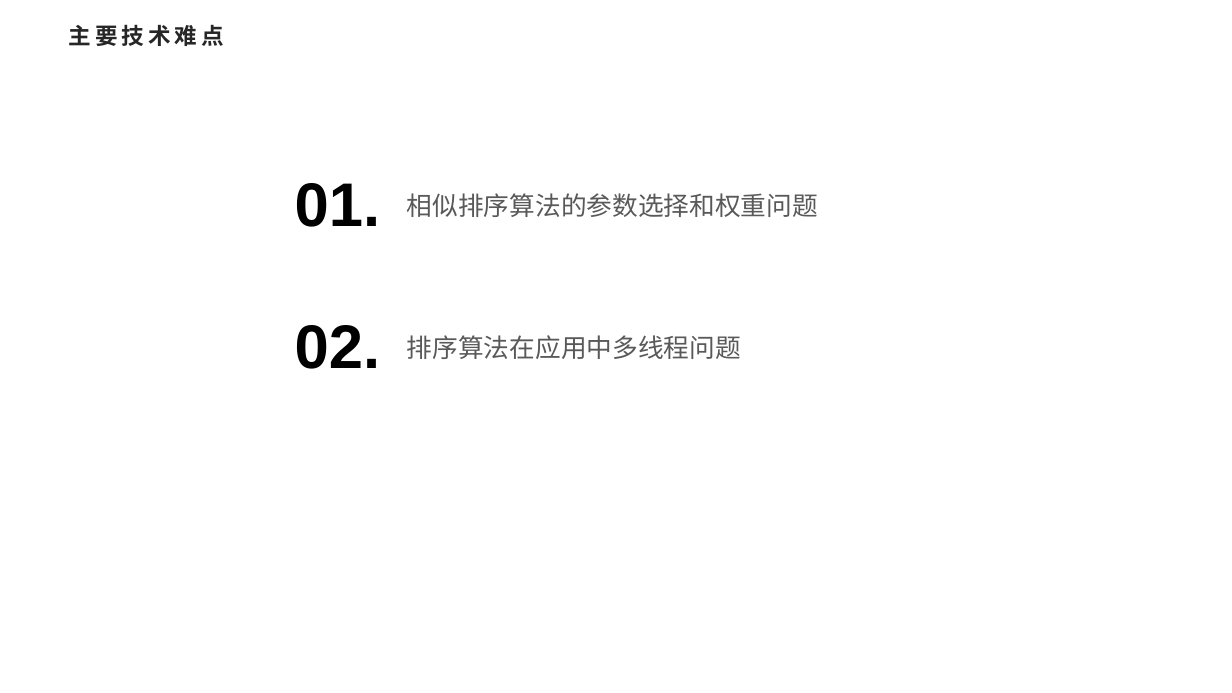
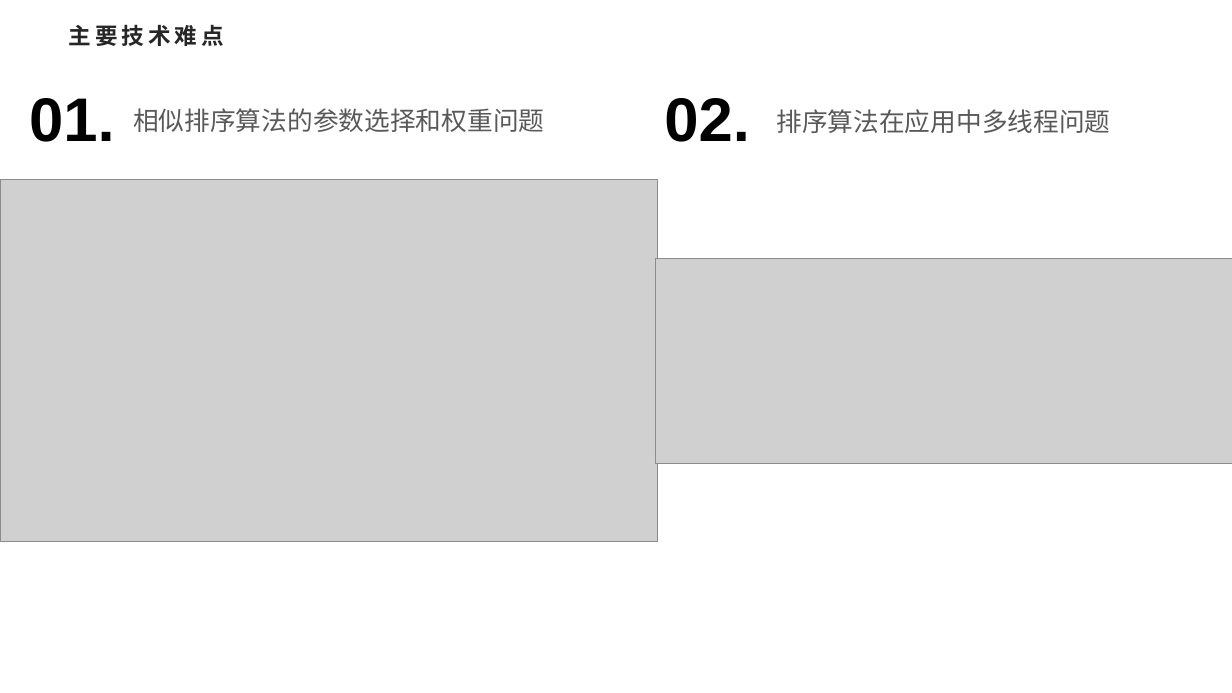
Before and after one commit to ShinomiyaNoa/Y4S12_Software_MusicPlayer, a slide deck: slide 7 of Document/开题/开题PPT.pptx (slide 5 before the commit). Drawn at 1232x693 pixels with LibreOffice and Linux fonts; fonts in the diff are those of the drawing; grey boxes stand for pictures. Boxes give left, top, right and bottom in pixels: in the first picture for what was removed or moved away, otherwise in the second. Text is boxed around its words. In the diff, an @@ line names an element or a change of style, - is before the commit and + after.

```diff
--- a/Document/开题/开题PPT.pptx
+++ b/Document/开题/开题PPT.pptx
@@ text "01.": place and size @@
-text "01." at [295,183,381,227]
+text "01." at [29,98,115,142]
@@ text "相似排序算法的参数选择和权重问题": place and size @@
-text "相似排序算法的参数选择和权重问题" at [407,193,818,217]
+text "相似排序算法的参数选择和权重问题" at [133,108,544,132]
@@ text "02.": place and size @@
-text "02." at [295,325,381,369]
+text "02." at [664,98,750,142]
@@ text "排序算法在应用中多线程问题": place and size @@
-text "排序算法在应用中多线程问题" at [407,335,741,359]
+text "排序算法在应用中多线程问题" at [776,109,1110,133]
@@ picture added at [0,179,657,542] @@
@@ picture added at [655,259,1232,464] @@
```
Also in this commit, not shown: 1 other slide changed, 1 slide added, 1 other file.
